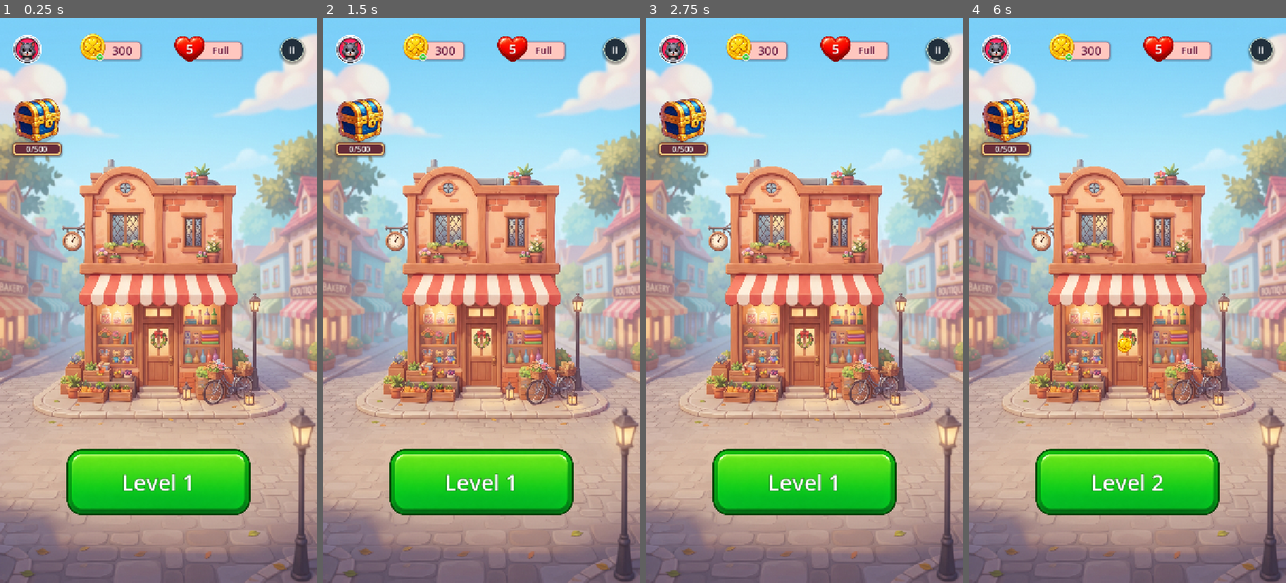
Above: before the commit, frames 1-4 (left to right).
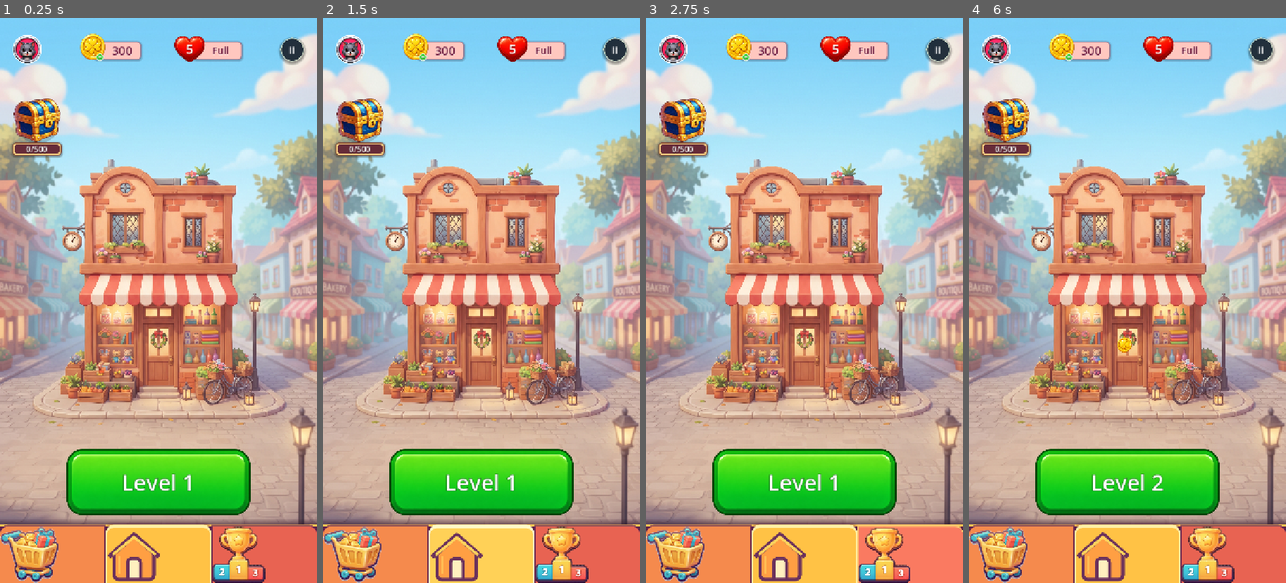
Above: after the commit, the same moments.

Repository: vladeque/sorting-puzzle
Game: Godot game, scene res://scenes/main_menu.tscn
The game is run twice, just before and just after one commit, with the same random seed, the same clock (stepped at 60 frames per second) and the same inputs.
Inputs (mouse positions are in pixels of both pictures, inside the frame that each line leads up to):
- Up to frame 1 (0.25 s): no input
- Up to frame 2 (1.5 s): click (376, 554) at 0.52 s; click (481, 554) at 1.27 s
- Up to frame 3 (2.75 s): click (909, 554) at 2.02 s
- Up to frame 4 (6 s): click "Level 1" at 2.75 s; click "II" at 3.5 s; click "Continue" at 4.25 s; click "3" at 5 s; click "Next" at 5.75 s

The runs differ from the first frame. In frame 1, 11% of the frame differs, in the area x 0-100%, y 88-100%; in frame 2, 11%; in frame 3, 11%; in frame 4, 11%.

Commit message:
Add main menu bottom navigation bar

Diff:
--- /dev/null
+++ b/assets/ui/nav_home.svg
@@ -0,0 +1,7 @@
+<svg width="160" height="160" viewBox="0 0 160 160" fill="none" xmlns="http://www.w3.org/2000/svg">
+  <path d="M22 75L80 25L138 75V136C138 143.732 131.732 150 124 150H36C28.268 150 22 143.732 22 136V75Z" fill="#FF9F43" stroke="#6A315C" stroke-width="10" stroke-linejoin="round"/>
+  <path d="M12 80L80 20L148 80" stroke="#6A315C" stroke-width="14" stroke-linecap="round" stroke-linejoin="round"/>
+  <path d="M20 76L80 27L140 76" stroke="#FFD45C" stroke-width="8" stroke-linecap="round" stroke-linejoin="round"/>
+  <path d="M61 145V101C61 94.3726 66.3726 89 73 89H87C93.6274 89 99 94.3726 99 101V145" fill="#FFF0BF" stroke="#6A315C" stroke-width="9" stroke-linejoin="round"/>
+  <path d="M37 84V130" stroke="#FFC257" stroke-width="7" stroke-linecap="round" opacity="0.85"/>
+</svg>
--- a/scenes/main_menu.tscn
+++ b/scenes/main_menu.tscn
@@ -6,6 +6,7 @@
 [ext_resource type="PackedScene" uid="uid://76jf8ug6hwj5" path="res://scenes/ui/main_menu_top_status.tscn" id="4_top_status"]
 [ext_resource type="PackedScene" uid="uid://c6xhf1gyqk2tr" path="res://scenes/ui/main_menu_reward_chest.tscn" id="5_reward_chest"]
 [ext_resource type="PackedScene" path="res://scenes/ui/main_menu_reward_coin_flyer.tscn" id="6_reward_coin_flyer"]
+[ext_resource type="PackedScene" path="res://scenes/ui/main_menu_bottom_navigation.tscn" id="7_bottom_navigation"]
 
 [node name="ProductionMainMenu" type="Control" unique_id=1235428546]
 layout_mode = 3
@@ -68,6 +69,17 @@
 unique_name_in_owner = true
 layout_mode = 2
 
+[node name="BottomNavigation" parent="." instance=ExtResource("7_bottom_navigation")]
+unique_name_in_owner = true
+layout_mode = 1
+anchors_preset = 12
+anchor_top = 1.0
+anchor_right = 1.0
+anchor_bottom = 1.0
+offset_top = -132.0
+grow_horizontal = 2
+grow_vertical = 0
+
 [node name="HouseRewardOrigin" type="Control" parent="."]
 unique_name_in_owner = true
 layout_mode = 1
--- /dev/null
+++ b/scenes/ui/main_menu_bottom_navigation.tscn
@@ -0,0 +1,151 @@
+[gd_scene load_steps=15 format=3]
+
+[ext_resource type="Script" path="res://scripts/main_menu_bottom_navigation.gd" id="1_script"]
+[ext_resource type="Texture2D" path="res://assets/ui/nav_shop.png" id="2_shop"]
+[ext_resource type="Texture2D" path="res://assets/ui/nav_home.svg" id="3_home"]
+[ext_resource type="Texture2D" path="res://assets/ui/nav_leaderboard.png" id="4_leaderboard"]
+
+[sub_resource type="StyleBoxFlat" id="StyleBoxFlat_bar"]
+bg_color = Color(0.36, 0.13, 0.28, 1)
+border_width_top = 5
+border_color = Color(1, 0.78, 0.32, 1)
+shadow_color = Color(0.16, 0.05, 0.13, 0.42)
+shadow_size = 10
+shadow_offset = Vector2(0, -4)
+
+[sub_resource type="StyleBoxFlat" id="StyleBoxFlat_shop"]
+bg_color = Color(0.96, 0.54, 0.3, 1)
+border_width_top = 4
+border_width_right = 2
+border_color = Color(0.42, 0.16, 0.33, 0.75)
+corner_radius_top_left = 18
+
+[sub_resource type="StyleBoxFlat" id="StyleBoxFlat_shop_hover"]
+bg_color = Color(1, 0.62, 0.34, 1)
+border_width_top = 5
+border_width_right = 2
+border_color = Color(1, 0.86, 0.44, 1)
+corner_radius_top_left = 18
+
+[sub_resource type="StyleBoxFlat" id="StyleBoxFlat_shop_pressed"]
+bg_color = Color(0.84, 0.39, 0.23, 1)
+border_width_top = 7
+border_width_right = 2
+border_color = Color(0.42, 0.16, 0.33, 0.9)
+corner_radius_top_left = 18
+
+[sub_resource type="StyleBoxFlat" id="StyleBoxFlat_home"]
+bg_color = Color(1, 0.76, 0.27, 1)
+border_width_left = 2
+border_width_top = 7
+border_width_right = 2
+border_color = Color(1, 0.94, 0.65, 1)
+shadow_color = Color(0.35, 0.1, 0.25, 0.28)
+shadow_size = 6
+shadow_offset = Vector2(0, -2)
+corner_radius_top_left = 18
+corner_radius_top_right = 18
+
+[sub_resource type="StyleBoxFlat" id="StyleBoxFlat_home_hover"]
+bg_color = Color(1, 0.82, 0.34, 1)
+border_width_left = 2
+border_width_top = 8
+border_width_right = 2
+border_color = Color(1, 0.98, 0.79, 1)
+corner_radius_top_left = 18
+corner_radius_top_right = 18
+
+[sub_resource type="StyleBoxFlat" id="StyleBoxFlat_home_pressed"]
+bg_color = Color(0.93, 0.61, 0.17, 1)
+border_width_left = 2
+border_width_top = 9
+border_width_right = 2
+border_color = Color(0.42, 0.16, 0.33, 0.72)
+corner_radius_top_left = 18
+corner_radius_top_right = 18
+
+[sub_resource type="StyleBoxFlat" id="StyleBoxFlat_leaderboard"]
+bg_color = Color(0.91, 0.39, 0.32, 1)
+border_width_left = 2
+border_width_top = 4
+border_color = Color(0.42, 0.16, 0.33, 0.75)
+corner_radius_top_right = 18
+
+[sub_resource type="StyleBoxFlat" id="StyleBoxFlat_leaderboard_hover"]
+bg_color = Color(0.98, 0.48, 0.38, 1)
+border_width_left = 2
+border_width_top = 5
+border_color = Color(1, 0.77, 0.43, 1)
+corner_radius_top_right = 18
+
+[sub_resource type="StyleBoxFlat" id="StyleBoxFlat_leaderboard_pressed"]
+bg_color = Color(0.78, 0.28, 0.25, 1)
+border_width_left = 2
+border_width_top = 7
+border_color = Color(0.42, 0.16, 0.33, 0.9)
+corner_radius_top_right = 18
+
+[node name="MainMenuBottomNavigation" type="MarginContainer"]
+custom_minimum_size = Vector2(0, 132)
+layout_mode = 3
+anchors_preset = 15
+anchor_right = 1.0
+anchor_bottom = 1.0
+grow_horizontal = 2
+grow_vertical = 2
+mouse_filter = 1
+script = ExtResource("1_script")
+
+[node name="BarBackground" type="Panel" parent="."]
+layout_mode = 2
+mouse_filter = 2
+theme_override_styles/panel = SubResource("StyleBoxFlat_bar")
+
+[node name="Buttons" type="HBoxContainer" parent="."]
+layout_mode = 2
+theme_override_constants/separation = 0
+
+[node name="ShopButton" type="Button" parent="Buttons"]
+unique_name_in_owner = true
+custom_minimum_size = Vector2(0, 132)
+layout_mode = 2
+size_flags_horizontal = 3
+focus_mode = 0
+mouse_default_cursor_shape = 2
+theme_override_styles/normal = SubResource("StyleBoxFlat_shop")
+theme_override_styles/hover = SubResource("StyleBoxFlat_shop_hover")
+theme_override_styles/pressed = SubResource("StyleBoxFlat_shop_pressed")
+theme_override_styles/focus = SubResource("StyleBoxFlat_shop_hover")
+icon = ExtResource("2_shop")
+expand_icon = true
+icon_max_width = 104
+
+[node name="HomeButton" type="Button" parent="Buttons"]
+unique_name_in_owner = true
+custom_minimum_size = Vector2(0, 132)
+layout_mode = 2
+size_flags_horizontal = 3
+focus_mode = 0
+mouse_default_cursor_shape = 2
+theme_override_styles/normal = SubResource("StyleBoxFlat_home")
+theme_override_styles/hover = SubResource("StyleBoxFlat_home_hover")
+theme_override_styles/pressed = SubResource("StyleBoxFlat_home_pressed")
+theme_override_styles/focus = SubResource("StyleBoxFlat_home_hover")
+icon = ExtResource("3_home")
+expand_icon = true
+icon_max_width = 92
+
+[node name="LeaderboardButton" type="Button" parent="Buttons"]
+unique_name_in_owner = true
+custom_minimum_size = Vector2(0, 132)
+layout_mode = 2
+size_flags_horizontal = 3
+focus_mode = 0
+mouse_default_cursor_shape = 2
+theme_override_styles/normal = SubResource("StyleBoxFlat_leaderboard")
+theme_override_styles/hover = SubResource("StyleBoxFlat_leaderboard_hover")
+theme_override_styles/pressed = SubResource("StyleBoxFlat_leaderboard_pressed")
+theme_override_styles/focus = SubResource("StyleBoxFlat_leaderboard_hover")
+icon = ExtResource("4_leaderboard")
+expand_icon = true
+icon_max_width = 98
--- /dev/null
+++ b/scripts/main_menu_bottom_navigation.gd
@@ -0,0 +1,19 @@
+extends MarginContainer
+
+signal shop_pressed
+signal home_pressed
+signal leaderboard_pressed
+
+@onready var _shop_button := %ShopButton as Button
+@onready var _home_button := %HomeButton as Button
+@onready var _leaderboard_button := %LeaderboardButton as Button
+
+
+func _ready() -> void:
+	_shop_button.pressed.connect(shop_pressed.emit)
+	_home_button.pressed.connect(home_pressed.emit)
+	_leaderboard_button.pressed.connect(leaderboard_pressed.emit)
+
+
+func set_safe_bottom_margin(margin: float) -> void:
+	add_theme_constant_override("margin_bottom", roundi(maxf(margin, 0.0)))
--- a/scripts/production_main_menu.gd
+++ b/scripts/production_main_menu.gd
@@ -17,6 +17,7 @@
 const BOTTOM_MARGIN := 152.0
 const SIDE_MARGIN := 48.0
 const LEVEL_BUTTON_MAX_WIDTH := 420.0
+const BOTTOM_NAVIGATION_HEIGHT := 132.0
 const LIFE_STATUS_REFRESH_SECONDS := 1.0
 
 @onready var _top_status_bar := %TopStatusBar as MarginContainer
@@ -25,6 +26,7 @@
 @onready var _reward_coin_flyer := %RewardCoinFlyer as Control
 @onready var _bottom_bar := %BottomBar as MarginContainer
 @onready var _level_button := %LevelButton as Button
+@onready var _bottom_navigation := %BottomNavigation as MarginContainer
 @onready var _profile_button := %TopStatusBar.get_node("MainMenuTopStatus/ProfileWidget") as Button
 @onready var _settings_button := %TopStatusBar.get_node("MainMenuTopStatus/SettingsWidget/SettingsButton") as Button
 @onready var _profile_avatar_texture := %TopStatusBar.get_node("MainMenuTopStatus/ProfileWidget/AvatarTexture") as TextureRect
@@ -76,6 +78,7 @@
 	var safe_margins := _get_safe_area_margins(viewport_size)
 	_layout_top_status_bar(safe_margins)
 	_layout_reward_chest(safe_margins)
+	_layout_bottom_navigation(safe_margins)
 	_bottom_bar.anchor_left = 0.0
 	_bottom_bar.anchor_top = 1.0
 	_bottom_bar.anchor_right = 1.0
@@ -89,6 +92,23 @@
 	var button_minimum_size := _level_button.custom_minimum_size
 	button_minimum_size.x = minf(LEVEL_BUTTON_MAX_WIDTH, available_width)
 	_level_button.custom_minimum_size = button_minimum_size
+
+
+func _layout_bottom_navigation(safe_margins: Vector4) -> void:
+	if _bottom_navigation == null:
+		return
+
+	var safe_bottom := maxf(safe_margins.w, 0.0)
+	_bottom_navigation.anchor_left = 0.0
+	_bottom_navigation.anchor_top = 1.0
+	_bottom_navigation.anchor_right = 1.0
+	_bottom_navigation.anchor_bottom = 1.0
+	_bottom_navigation.offset_left = 0.0
+	_bottom_navigation.offset_top = -(BOTTOM_NAVIGATION_HEIGHT + safe_bottom)
+	_bottom_navigation.offset_right = 0.0
+	_bottom_navigation.offset_bottom = 0.0
+	if _bottom_navigation.has_method("set_safe_bottom_margin"):
+		_bottom_navigation.call("set_safe_bottom_margin", safe_bottom)
 
 
 func _layout_top_status_bar(safe_margins: Vector4) -> void:
Not shown, added: assets/ui/nav_home.svg.import
Binary file added: assets/ui/nav_leaderboard.png
Not shown, added: assets/ui/nav_leaderboard.png.import
Binary file added: assets/ui/nav_shop.png
Not shown, added: assets/ui/nav_shop.png.import
Not shown, added: scripts/main_menu_bottom_navigation.gd.uid
Not shown, changed: docs/PROJECT_MAP.md
Not shown, changed: docs/SCENES.md
Not shown, changed: docs/SCRIPTS.md
